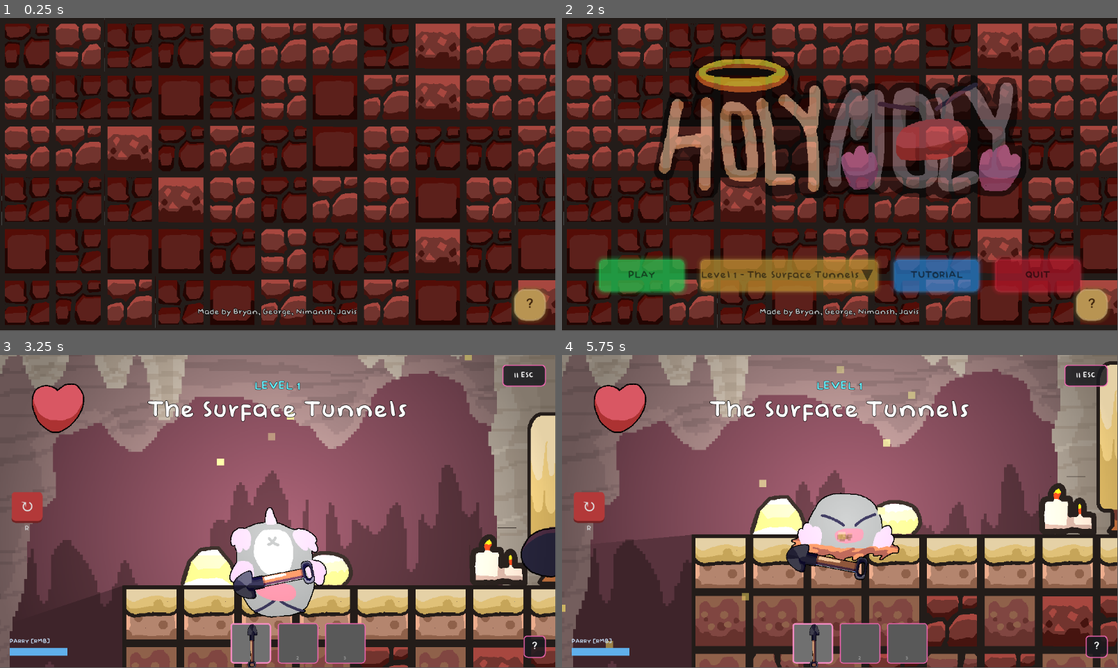
Above: before the commit, frames 1-4 (two rows, left to right).
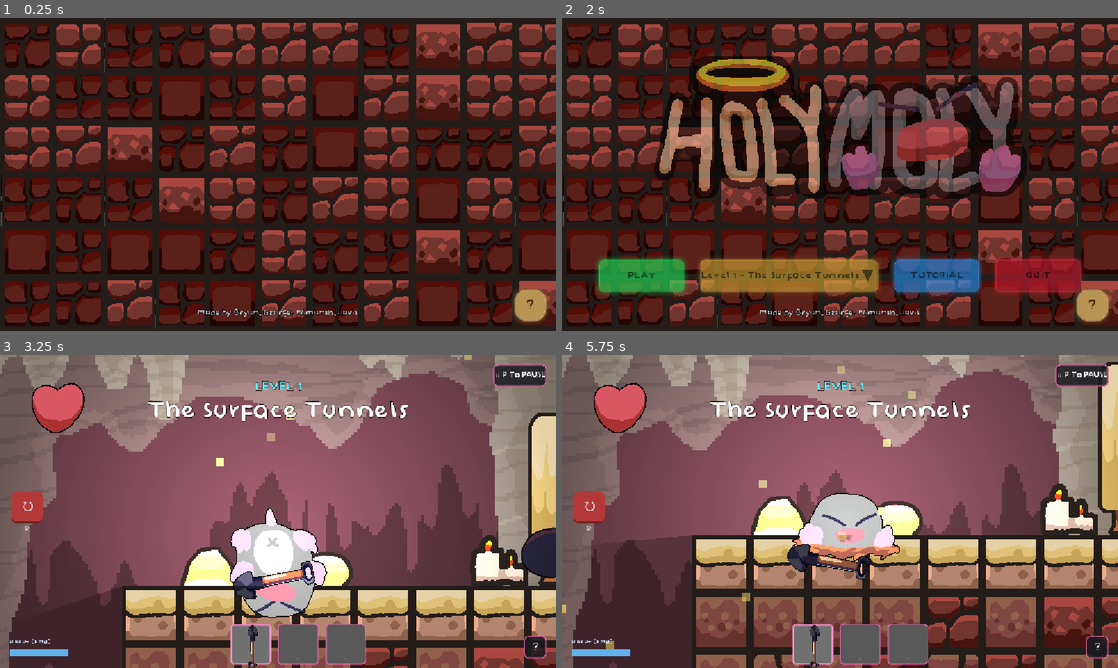
Above: after the commit, the same moments.

Repository: Geofoods/Holy-Moly
Game: Godot game, scene res://scenes/intro.tscn
Two runs of this game, one before a commit and one after it. Both use one fixed random seed, a clock stepped at 60 frames per second and the inputs below. Sound files missing from this copy of the repository are replaced by a short silence.
Inputs (mouse positions are in pixels of both pictures, inside the frame that each line leads up to):
- Up to frame 1 (0.25 s): no input
- Up to frame 2 (2 s): tap Enter (ui_accept) at 0.5, 0.77, 1.52 s; move the mouse to (962, 158) at 0.52 s; hold Right (ui_right) 0.53-1.28 s; tap E at 0.6 s; click (962, 158) at 0.67 s; move the mouse to (728, 190) at 1.27 s; hold Left (ui_left) from 1.28 s (still down); tap P at 1.35 s
- Up to frame 3 (3.25 s): release Left (ui_left) at 2 s; click "PLAY" at 2 s; click "Level 1 - The Surface Tunnels" at 2.75 s
- Up to frame 4 (5.75 s): click "II ESC" (after the commit: "II P TO PAUSE") at 3.5 s; click "RESTART" at 4.25 s; click "MENU" at 5 s
In our replay, the window is 799x449 before the commit and 800x450 after it. These sizes can differ from the game's own. Grey fills any space a smaller window leaves; there, only what the larger window draws over its background counts as a difference.

The runs differ from the first frame. In frame 1, 6.3% of the frame differs, in the area x 0-100%, y 0-100%; in frame 2, 6.7%; in frame 3, 6.4%; in frame 4, 9.3%.

Commit message:
main scren FOX
FIXED

Diff:
--- a/project.godot
+++ b/project.godot
@@ -27,6 +27,7 @@
 [display]
 
 window/size/mode=4
+window/stretch/mode="canvas_items"
 
 [physics]
 
--- a/scenes/intro.tscn
+++ b/scenes/intro.tscn
@@ -147,13 +147,18 @@
 shadow_color = Color(0.6, 0.5, 0.2, 0.5)
 shadow_size = 12
 
-[node name="IntroScreen" type="Control" unique_id=899664745]
+[node name="IntroScreen" type="Control" unique_id=1091680018]
 layout_mode = 3
 anchors_preset = 0
 script = ExtResource("1_h1b2y")
 
 [node name="Background" type="TextureRect" parent="." unique_id=1935340133]
 layout_mode = 1
+anchors_preset = 15
+anchor_right = 1.0
+anchor_bottom = 1.0
+grow_horizontal = 2
+grow_vertical = 2
 texture = ExtResource("2_es01l")
 expand_mode = 1
 stretch_mode = 1
@@ -178,6 +183,11 @@
 
 [node name="CenterContainer" type="CenterContainer" parent="." unique_id=539154291]
 layout_mode = 1
+anchors_preset = 15
+anchor_right = 1.0
+anchor_bottom = 1.0
+grow_horizontal = 2
+grow_vertical = 2
 
 [node name="VBoxContainer" type="VBoxContainer" parent="CenterContainer" unique_id=1690639232]
 layout_mode = 2
--- a/scenes/main.tscn
+++ b/scenes/main.tscn
@@ -91,7 +91,7 @@
 theme_override_styles/pressed = SubResource("StyleBoxFlat_pausebutton_hover")
 theme_override_styles/hover = SubResource("StyleBoxFlat_pausebutton_hover")
 theme_override_styles/focus = SubResource("StyleBoxFlat_pausebutton_hover")
-text = "II ESC"
+text = "II P TO PAUSE"
 
 [node name="InfoButton" type="Button" parent="CanvasLayer" unique_id=778241010]
 anchors_preset = 3
Binary file added: Holy Moley.apple-touch-icon.png
Not shown, added: Holy Moley.apple-touch-icon.png.import
Binary file added: Holy Moley.icon.png
Not shown, added: Holy Moley.icon.png.import
Binary file added: Holy Moley.png
Not shown, added: Holy Moley.png.import
Not shown, added: export_presets.cfg
Not shown, added: Holy Moley.html
